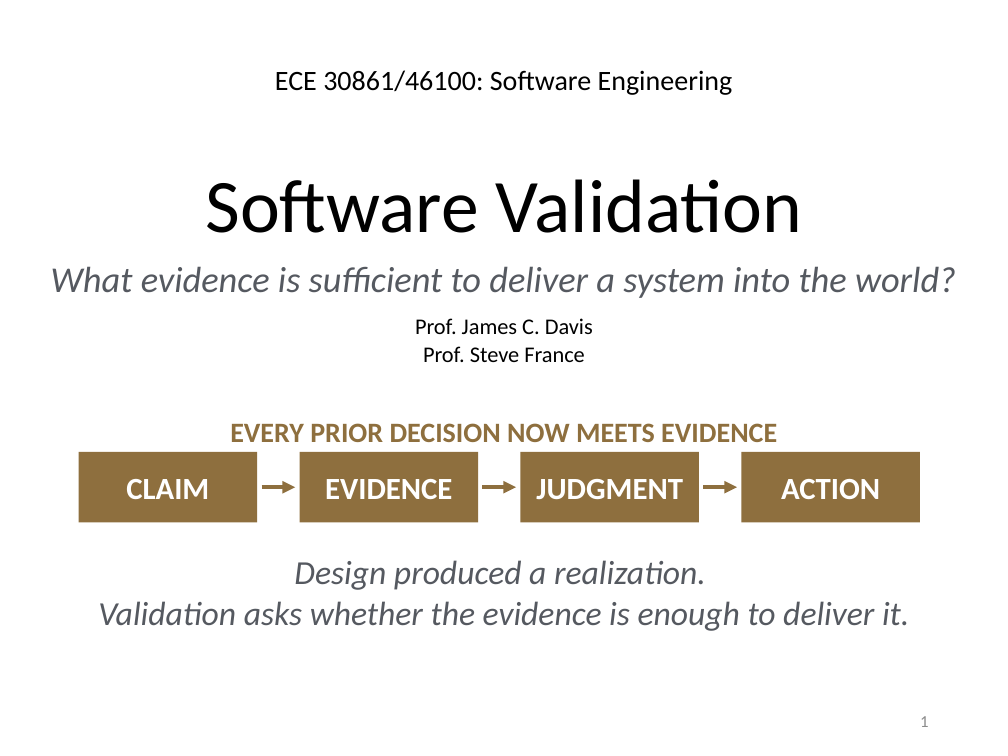
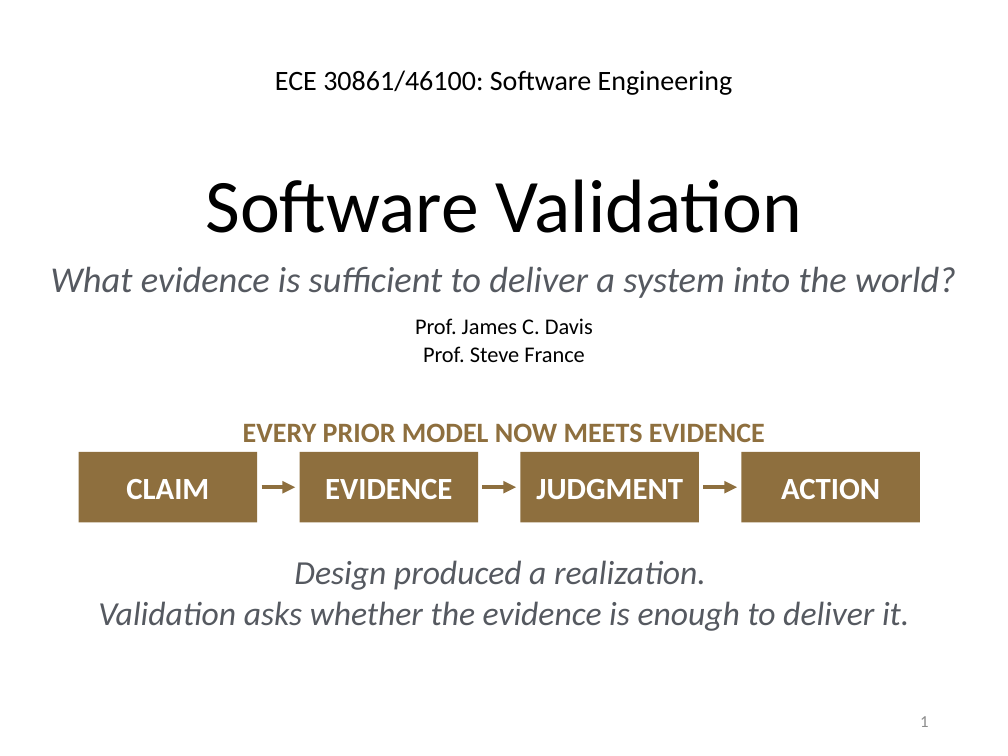
Before and after one commit to davisjam/model-based-agentic-software-engineering, a slide deck: slide 1 of course/lectures/act-1-foundations/08-validation/1-8-Validation.pptx. Drawn at 1008x756 pixels with LibreOffice and Linux fonts; fonts in the diff are those of the drawing; background and template pictures are left out. Boxes give left, top, right and bottom in pixels: in the first picture for what was removed or moved away, otherwise in the second. Text is boxed around its words. In the diff, an @@ line names an element or a change of style, - is before the commit and + after.

```diff
--- a/course/lectures/act-1-foundations/08-validation/1-8-Validation.pptx
+++ b/course/lectures/act-1-foundations/08-validation/1-8-Validation.pptx
@@ text at [243, 423, 765, 442]: text changed @@
-EVERY PRIOR DECISION NOW MEETS EVIDENCE
+EVERY PRIOR MODEL NOW MEETS EVIDENCE
```
Also in this commit, not shown: 1 other slide changed.
